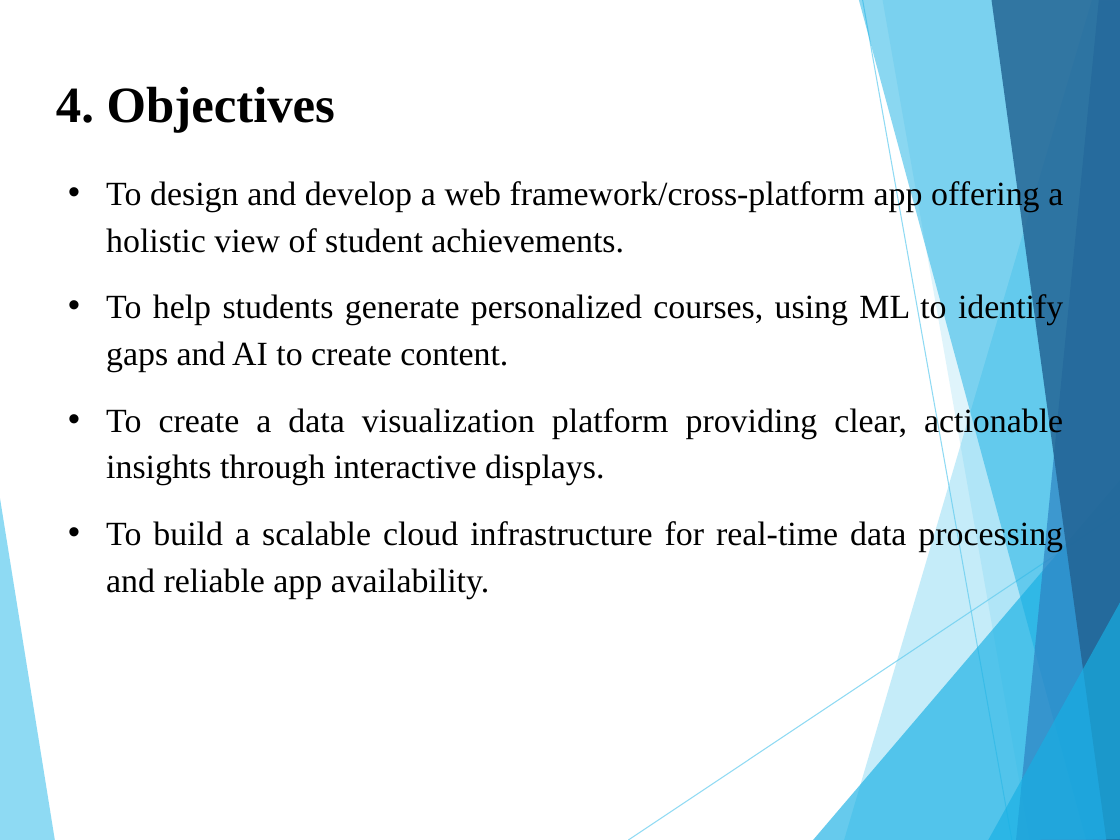
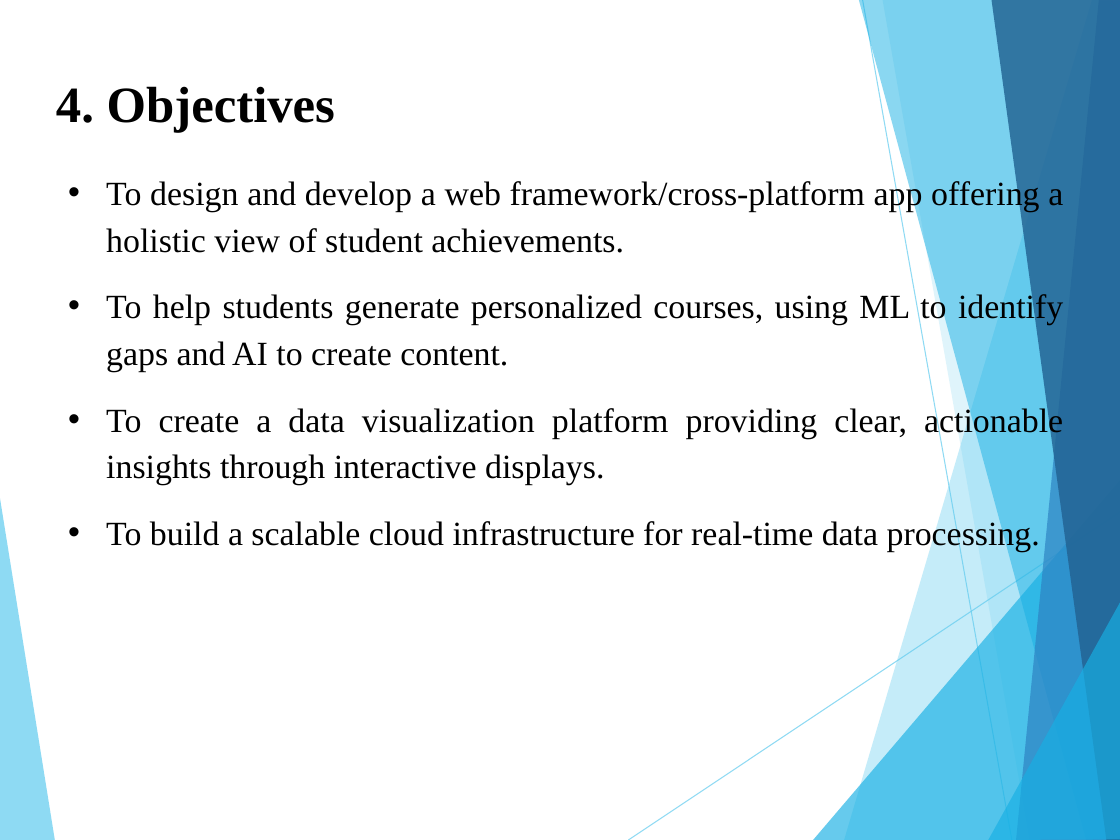
Before and after one commit to Soham01011/Eduflex, a slide deck: slide 5 of PPT_BE_IT_G7_EDUFLEX.pptx (slide 6 before the commit). Drawn at 1120x840 pixels with LibreOffice and Linux fonts; fonts in the diff are those of the drawing. Boxes give left, top, right and bottom in pixels: in the first picture for what was removed or moved away, otherwise in the second. Text is boxed around its words. In the diff, an @@ line names an element or a change of style, - is before the commit and + after.

```diff
--- a/PPT_BE_IT_G7_EDUFLEX.pptx
+++ b/PPT_BE_IT_G7_EDUFLEX.pptx
@@ text at bbox=[106, 518, 1040, 552]: text changed @@
-• To build a scalable cloud infrastructure for real-time data processing and reliable app availability.
+• To build a scalable cloud infrastructure for real-time data processing.
```
Also in this commit, not shown: 8 other slides changed, 1 slide removed, 7 other files.
